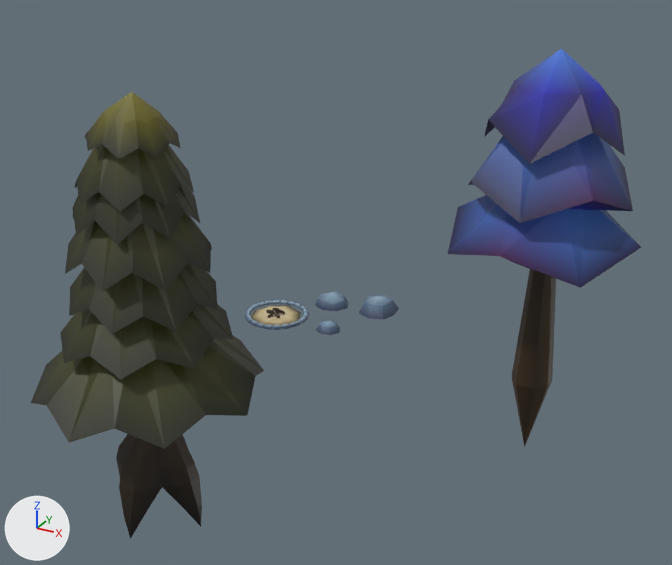
Before and after pictures for a commit that changed the Blender file artwork/tree.blend.
The view is the same before and after, from a 50 mm lens placed at (10.2, -36.9, 21.1), pointed at (-6.3, -6.9, 6.1). Lighting does not change. The marker at lower left points along +X, +Y and +Z. The older version comes first.

Objects in the first picture: 'fire_pit', 'rock', 'tree', 'tree.002' and 2 more.
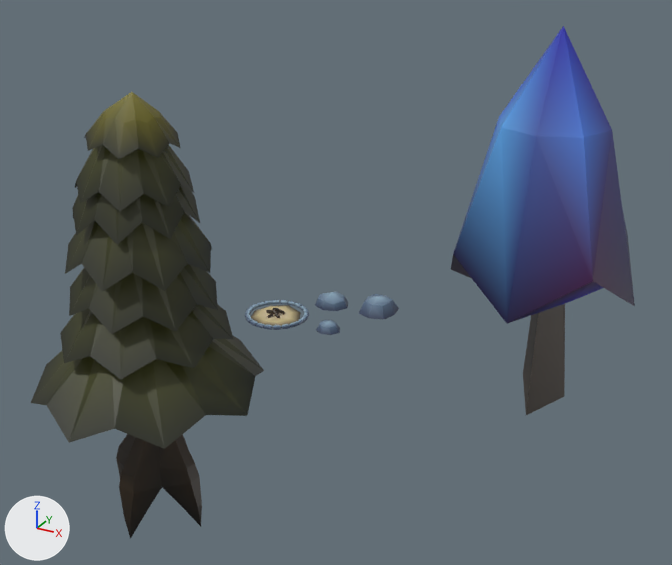
Boxes (x1, y1, x2, y2) around the edits, measured in the pictures (672 x 565 px):
'tree.002', reshaped: before (448, 49, 641, 447); after (451, 26, 635, 415)
part 1 of me_cylinder_003, rebuilt: before (468, 133, 633, 223); after (451, 26, 635, 324)
part 2 of me_cylinder_003, rebuilt: before (511, 269, 556, 447); after (523, 304, 565, 415)
part 3 of me_cylinder_003, deleted (blue): before (448, 195, 641, 288)
part 4 of me_cylinder_003, deleted (blue): before (484, 49, 625, 164)

The change, as a diff of the scene's bpy script:
```diff
--- a/artwork/tree.blend.py
+++ b/artwork/tree.blend.py
@@ me_cylinder_003 @@
 # used by ob_tree_002; location = (0.0, 0.0, 0.0); scale = (3.23, 3.23, 1.45)
-me_cylinder_003.from_pydata(...)  # 112 vertices, 104 faces; spans x -1.28..1.29, y -1.27..1.3, z -2.58..10.18
+me_cylinder_003.from_pydata(...)  # 32 vertices, 35 faces; spans x -1.28..1.29, y -1.27..1.29, z -0.57..10.78
+# me_cylinder_003 part 1: the loose piece of 32 vertices spanning x -1.09..1.11, y -1.09..1.11, z 5.94..8.49 is rebuilt with 26 vertices and now spans x -1.28..1.29, y -1.27..1.29, z 3.11..10.78
+# me_cylinder_003 part 2: the loose piece of 23 vertices spanning x -0.25..0.3, y -0.26..0.28, z -2.58..9.77 is rebuilt with 6 vertices and now spans x -0.25..0.48, y -0.57..0.53, z -0.57..7.79
+# me_cylinder_003 part 3: the loose piece of 32 vertices spanning x -1.28..1.29, y -1.27..1.3, z 4.36..6.14 is deleted
+# me_cylinder_003 part 4: the loose piece of 25 vertices spanning x -0.91..0.92, y -0.9..0.93, z 7.47..10.18 is deleted
 me_cylinder_003.materials.append(mat_vertex_lit)
```
